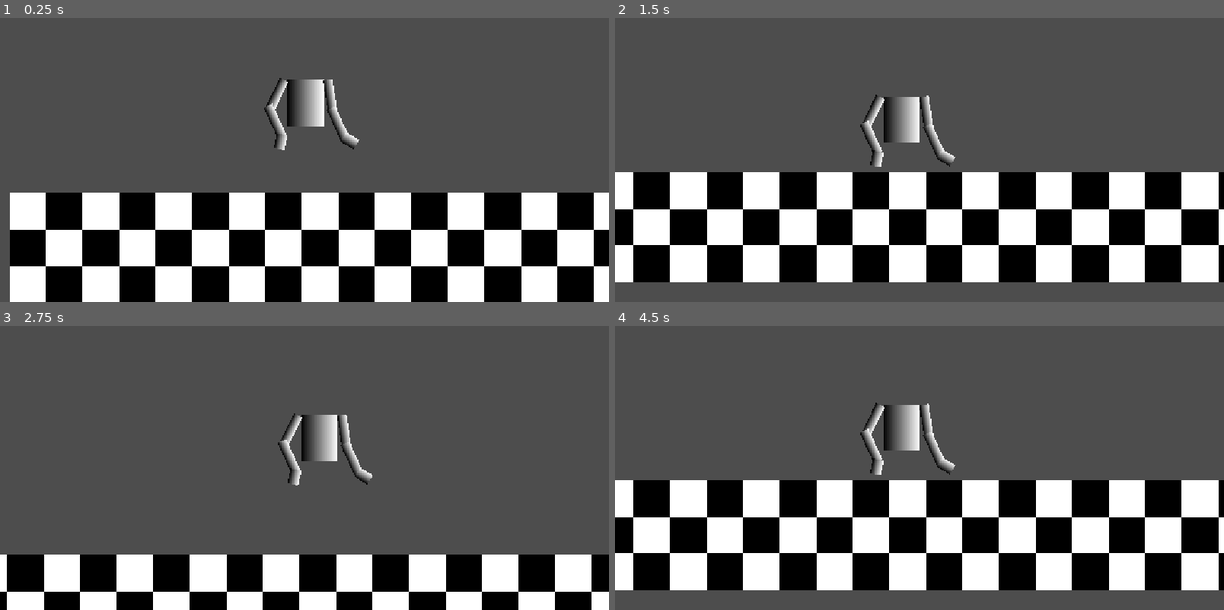
Above: before the commit, frames 1-4 (two rows, left to right).
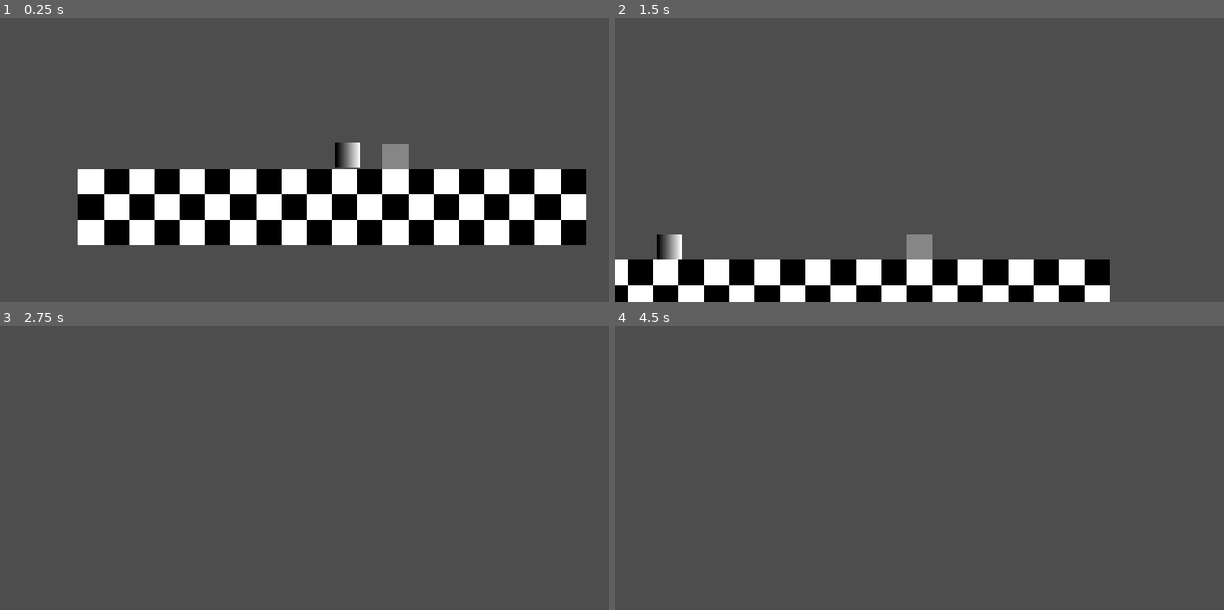
Above: after the commit, the same moments.

Repository: appellatebaton0/siege-prep-4
Game: Godot game, scene res://scenes/main.tscn
Same seed, same stepped clock (60 frames per second), same inputs: the game is played once before the commit and once after it. The engine's default icon, where the game draws it, is replaced by a stand-in: a white triangle on a blue panel in a dark square.
Inputs (mouse positions are in pixels of both pictures, inside the frame that each line leads up to):
- Up to frame 1 (0.25 s): no input
- Up to frame 2 (1.5 s): tap Enter at 0.5 s; move the mouse to (1053, 114) at 0.52 s; hold D (Right) 0.53-1.25 s; hold W (Up) 0.53-1.25 s; click (1053, 114) at 0.67 s; drag from (797, 148) to (889, 199) at 1.27 s
- Up to frame 3 (2.75 s): move the mouse to (365, 362) at 2.02 s; hold A (Left) from 2.03 s (still down); hold W (Up) from 2.03 s (still down); click (365, 362) at 2.17 s
- Up to frame 4 (4.5 s): release A (Left) at 2.75 s; release W (Up) at 2.75 s; drag from (889, 507) to (736, 388) at 2.77 s; move the mouse to (1102, 490) at 3.52 s; hold D (Right) 3.53-4.25 s; hold W (Up) 3.53-4.25 s; click (1102, 490) at 3.67 s; drag from (736, 388) to (828, 354) at 4.27 s

The runs differ from the first frame. In frame 1, 39% of the frame differs, in the area x 1-100%, y 21-100%; in frame 2, 43%, in the area x 0-100%, y 27-100%; in frame 3, 21%; in frame 4, 40%.

Commit message:
v0.2 - Friday @ School
- Switched my entire game idea because I took half the week off (burnout, but I'm way better now).
- Added MS_FuncPlatformer
- Added ACP_FuncCaller
- Added a color pallete in prep for art
- Changed how the camera works (I'll definitely need to change that to be actor based, probably with a MotionComponent or something.)

Diff:
--- a/assets/resources/tileset.tres
+++ b/assets/resources/tileset.tres
@@ -6,8 +6,9 @@
 
 [sub_resource type="GradientTexture2D" id="GradientTexture2D_5mwl8"]
 gradient = SubResource("Gradient_67cwj")
-width = 512
-height = 512
+width = 24
+height = 24
 
 [resource]
 diffuse_texture = SubResource("GradientTexture2D_5mwl8")
+texture_filter = 1
--- a/project.godot
+++ b/project.godot
@@ -52,10 +52,8 @@
 
 [layer_names]
 
-2d_physics/layer_1="Mouse"
-2d_physics/layer_2="Apple"
-2d_physics/layer_3="Conveyor"
-2d_physics/layer_4="Glaze"
-2d_physics/layer_5="Topping"
-2d_physics/layer_6="Output"
-2d_physics/layer_7="Input"
+2d_physics/layer_1="CommandBlock"
+2d_physics/layer_2="Mouse"
+2d_physics/layer_3="Player"
+2d_physics/layer_4="Death"
+2d_physics/layer_5="Environment"
--- /dev/null
+++ b/scenes/components/cp_animatedsprite.tscn
@@ -0,0 +1,6 @@
+[gd_scene load_steps=2 format=3 uid="uid://208ojfrjlttc"]
+
+[ext_resource type="Script" uid="uid://evy7o4o3vm6m" path="res://scripts/components/cp_animatedsprite.gd" id="1_1k5h2"]
+
+[node name="CP_AnimatedSprite" type="AnimatedSprite2D"]
+script = ExtResource("1_1k5h2")
--- a/scenes/main.tscn
+++ b/scenes/main.tscn
@@ -1,12 +1,20 @@
-[gd_scene load_steps=19 format=4 uid="uid://chm3si0nicqxd"]
+[gd_scene load_steps=28 format=4 uid="uid://chm3si0nicqxd"]
 
-[ext_resource type="Script" uid="uid://bo6uaa6310n4q" path="res://scripts/camera.gd" id="1_85g3d"]
+[ext_resource type="Script" uid="uid://bo6uaa6310n4q" path="res://scripts/camera.gd" id="1_muem4"]
 [ext_resource type="Script" uid="uid://dwh0yifrqxhcp" path="res://scripts/actor.gd" id="3_pm3ni"]
 [ext_resource type="Texture2D" uid="uid://be6qno7g6ct2" path="res://icon.svg" id="6_o6xl0"]
 [ext_resource type="PackedScene" uid="uid://byojuvig761hd" path="res://scenes/components/cp_motion.tscn" id="6_tipki"]
-[ext_resource type="Script" uid="uid://emk4mohj4ubh" path="res://scripts/components/motion_states/cms_platformer.gd" id="7_tipki"]
+[ext_resource type="Script" uid="uid://by08n6uqy4nll" path="res://scripts/components/motion_states/ms_funcplatformer.gd" id="8_85g3d"]
 [ext_resource type="Texture2D" uid="uid://cvvjijlmnc2be" path="res://assets/resources/tileset.tres" id="8_choun"]
+[ext_resource type="PackedScene" uid="uid://208ojfrjlttc" path="res://scenes/components/cp_animatedsprite.tscn" id="8_jbj1t"]
+[ext_resource type="PackedScene" uid="uid://b7m0l4xy8303h" path="res://scenes/components/cp_area.tscn" id="8_ya4ey"]
 [ext_resource type="Script" uid="uid://bcli0gjaiqg0u" path="res://scripts/dynamic_values/dv_node.gd" id="9_choun"]
+[ext_resource type="Script" uid="uid://cp7jolp00vhsj" path="res://scripts/components/area_components/acp_dragndrop.gd" id="9_trceg"]
+[ext_resource type="Script" uid="uid://d28oq4iu2elp8" path="res://scripts/components/cp_holdable.gd" id="10_a8y0u"]
+[ext_resource type="Script" uid="uid://cmu7dbdfx218g" path="res://scripts/components/area_components/acp_funccaller.gd" id="10_jkv2x"]
+[ext_resource type="Script" uid="uid://cjjqx5jo072kl" path="res://scripts/dynamic_values/dv_component.gd" id="11_jkv2x"]
+[ext_resource type="Script" uid="uid://c7m8cx6r12svp" path="res://scripts/components/motion_states/ms_mouse.gd" id="12_jkv2x"]
+[ext_resource type="Script" uid="uid://dsvhrcfk13yey" path="res://scripts/components/cp_holder.gd" id="13_jbj1t"]
 [ext_resource type="Script" uid="uid://euj3kp8pipih" path="res://scripts/particle_manager.gd" id="29_fv21b"]
 [ext_resource type="Script" uid="uid://cv207a4o6oygf" path="res://scripts/sfx_manager.gd" id="29_yq6so"]
 
@@ -14,57 +22,59 @@
 
 [sub_resource type="GradientTexture2D" id="GradientTexture2D_choun"]
 gradient = SubResource("Gradient_85g3d")
-width = 256
-height = 326
+width = 12
+height = 12
 
-[sub_resource type="Gradient" id="Gradient_ya4ey"]
+[sub_resource type="RectangleShape2D" id="RectangleShape2D_tipki"]
+size = Vector2(12, 12)
 
-[sub_resource type="GradientTexture2D" id="GradientTexture2D_eb6dy"]
-gradient = SubResource("Gradient_ya4ey")
-width = 66
-height = 236
+[sub_resource type="SpriteFrames" id="SpriteFrames_muem4"]
+
+[sub_resource type="RectangleShape2D" id="RectangleShape2D_eb6dy"]
+size = Vector2(12, 12)
 
 [sub_resource type="Gradient" id="Gradient_trceg"]
+offsets = PackedFloat32Array(0.52922076)
+colors = PackedColorArray(0.52922076, 0.52922076, 0.52922076, 1)
 
 [sub_resource type="GradientTexture2D" id="GradientTexture2D_a8y0u"]
 gradient = SubResource("Gradient_trceg")
-width = 76
-height = 106
-
-[sub_resource type="RectangleShape2D" id="RectangleShape2D_tipki"]
-size = Vector2(256, 256)
+width = 12
+height = 12
 
 [sub_resource type="TileSetAtlasSource" id="TileSetAtlasSource_tipki"]
 texture = ExtResource("8_choun")
-texture_region_size = Vector2i(256, 256)
+texture_region_size = Vector2i(12, 12)
 0:0/0 = 0
-0:0/0/physics_layer_0/polygon_0/points = PackedVector2Array(-128, -128, 128, -128, 128, 128, -128, 128)
+0:0/0/physics_layer_0/polygon_0/points = PackedVector2Array(-6, -6, 6, -6, 6, 6, -6, 6)
 1:0/0 = 0
-1:0/0/physics_layer_0/polygon_0/points = PackedVector2Array(-128, -128, 128, -128, 128, 128, -128, 128)
+1:0/0/physics_layer_0/polygon_0/points = PackedVector2Array(-6, -6, 6, -6, 6, 6, -6, 6)
 0:1/0 = 0
-0:1/0/physics_layer_0/polygon_0/points = PackedVector2Array(-128, -128, 128, -128, 128, 128, -128, 128)
+0:1/0/physics_layer_0/polygon_0/points = PackedVector2Array(-6, -6, 6, -6, 6, 6, -6, 6)
 1:1/0 = 0
-1:1/0/physics_layer_0/polygon_0/points = PackedVector2Array(-128, -128, 128, -128, 128, 128, -128, 128)
+1:1/0/physics_layer_0/polygon_0/points = PackedVector2Array(-6, -6, 6, -6, 6, 6, -6, 6)
 
 [sub_resource type="TileSet" id="TileSet_85g3d"]
-tile_size = Vector2i(256, 256)
-physics_layer_0/collision_layer = 1
+tile_size = Vector2i(12, 12)
+physics_layer_0/collision_layer = 16
+physics_layer_0/collision_mask = 29
 sources/0 = SubResource("TileSetAtlasSource_tipki")
+
+[sub_resource type="RectangleShape2D" id="RectangleShape2D_muem4"]
+size = Vector2(1, 1)
 
 [node name="Main" type="Node2D"]
 rotation = 0.00023596727
 
 [node name="Camera" type="Camera2D" parent="."]
-position = Vector2(-7, 0)
+position = Vector2(10.995752, -18.002596)
 ignore_rotation = false
-zoom = Vector2(0.27, 0.27)
-script = ExtResource("1_85g3d")
-follow_lerp = 0.1
-follow_ahead = Vector2(3, 2)
+zoom = Vector2(4, 4)
+script = ExtResource("1_muem4")
 
 [node name="NodeDynamicValue" type="Node" parent="Camera" node_paths=PackedStringArray("node")]
 script = ExtResource("9_choun")
-node = NodePath("../../Actor")
+node = NodePath("../../Player")
 metadata/_custom_type_script = "uid://bcli0gjaiqg0u"
 
 [node name="ParticleManager" type="Node" parent="."]
@@ -73,67 +83,96 @@
 [node name="SFXManager" type="Node" parent="."]
 script = ExtResource("29_yq6so")
 
-[node name="Actor" type="Node2D" parent="."]
-position = Vector2(27, -807)
+[node name="Player" type="Node2D" parent="."]
+position = Vector2(6.9917393, -35.001587)
 script = ExtResource("3_pm3ni")
 static_texture = ExtResource("6_o6xl0")
 metadata/_custom_type_script = "uid://dwh0yifrqxhcp"
 
-[node name="Body" type="Sprite2D" parent="Actor"]
+[node name="Body" type="Sprite2D" parent="Player"]
 texture = SubResource("GradientTexture2D_choun")
 
-[node name="Upperarm1" type="Sprite2D" parent="Actor/Body"]
-position = Vector2(161.11496, -130.89867)
-rotation = -0.15169749
-texture = SubResource("GradientTexture2D_eb6dy")
-offset = Vector2(-0.3157959, 86.85437)
+[node name="CP_Motion" parent="Player" instance=ExtResource("6_tipki")]
+collision_layer = 4
+collision_mask = 25
 
-[node name="Forearm1" type="Sprite2D" parent="Actor/Body/Upperarm1"]
-position = Vector2(0.71112186, 200.85416)
-rotation = -0.27629068
-texture = SubResource("GradientTexture2D_eb6dy")
-offset = Vector2(-0.3157959, 86.85437)
+[node name="MS_FuncPlatformer" type="Node" parent="Player/CP_Motion"]
+script = ExtResource("8_85g3d")
+floor_acceleration = 5000.0
+air_acceleration = 4600.0
+floor_friction = 60.0
+air_friction = 50.0
+is_moving = true
 
-[node name="Hand1" type="Sprite2D" parent="Actor/Body/Upperarm1/Forearm1"]
-position = Vector2(-3.2084732, 199.58298)
-rotation = -0.59593856
+[node name="CollisionShape2D" type="CollisionShape2D" parent="Player/CP_Motion"]
+shape = SubResource("RectangleShape2D_tipki")
+
+[node name="CP_AnimatedSprite" parent="Player" instance=ExtResource("8_jbj1t")]
+sprite_frames = SubResource("SpriteFrames_muem4")
+motion_ties = Dictionary[String, String]({
+"Idle": "idle",
+"Midair": "midair",
+"Walking": "walking"
+})
+
+[node name="TurnAround" type="Node2D" parent="."]
+position = Vector2(48.99764, -10.011562)
+script = ExtResource("3_pm3ni")
+metadata/_custom_type_script = "uid://dwh0yifrqxhcp"
+
+[node name="Sprite2D2" type="Sprite2D" parent="TurnAround"]
+
+[node name="CP_Area" parent="TurnAround" instance=ExtResource("8_ya4ey")]
+collision_mask = 23
+
+[node name="CollisionShape2D" type="CollisionShape2D" parent="TurnAround/CP_Area"]
+shape = SubResource("RectangleShape2D_eb6dy")
+
+[node name="ACP_DragNDrop" type="Node" parent="TurnAround/CP_Area"]
+script = ExtResource("9_trceg")
+collision_mask = 2
+metadata/_custom_type_script = "uid://cp7jolp00vhsj"
+
+[node name="ACP_FuncCaller" type="Node" parent="TurnAround/CP_Area"]
+script = ExtResource("10_jkv2x")
+functions = Dictionary[String, bool]({
+"turn_around": false
+})
+collision_mask = 4
+
+[node name="DynamicComponentValue" type="Node" parent="TurnAround/CP_Area/ACP_FuncCaller"]
+script = ExtResource("11_jkv2x")
+component_id = "FuncPlatformerMotionState"
+metadata/_custom_type_script = "uid://cjjqx5jo072kl"
+
+[node name="CP_Holdable" type="Node" parent="TurnAround"]
+script = ExtResource("10_a8y0u")
+grid_locked = true
+grid_size = Vector2(12, 12)
+grid_offset = Vector2(6, 6)
+metadata/_custom_type_script = "uid://d28oq4iu2elp8"
+
+[node name="Sprite2D" type="Sprite2D" parent="TurnAround"]
 texture = SubResource("GradientTexture2D_a8y0u")
-offset = Vector2(4.546509, 42.306488)
-
-[node name="Upperarm2" type="Sprite2D" parent="Actor/Body"]
-position = Vector2(-162.22131, -130.82237)
-rotation = 0.45745918
-texture = SubResource("GradientTexture2D_eb6dy")
-offset = Vector2(-0.3157959, 86.85437)
-
-[node name="Forearm2" type="Sprite2D" parent="Actor/Body/Upperarm2"]
-position = Vector2(0.71112186, 200.85416)
-rotation = -0.8852812
-texture = SubResource("GradientTexture2D_eb6dy")
-offset = Vector2(-0.3157959, 86.85437)
-
-[node name="Hand2" type="Sprite2D" parent="Actor/Body/Upperarm2/Forearm2"]
-position = Vector2(-3.2084732, 199.58298)
-rotation = 0.6315768
-texture = SubResource("GradientTexture2D_a8y0u")
-offset = Vector2(4.546509, 42.306488)
-
-[node name="CP_Motion" parent="Actor" instance=ExtResource("6_tipki")]
-
-[node name="CMS_Platformer" type="Node" parent="Actor/CP_Motion"]
-script = ExtResource("7_tipki")
-coyote_jump_buffer = 0.15
-jump_velocity = 3000.0
-floor_acceleration = 10000.0
-air_acceleration = 1000.0
-floor_friction = 5000.0
-air_friction = 10.0
-max_speed = 1500.0
-gravity_multiplier = 0.1
-
-[node name="CollisionShape2D" type="CollisionShape2D" parent="Actor/CP_Motion"]
-shape = SubResource("RectangleShape2D_tipki")
 
 [node name="TileMapLayer" type="TileMapLayer" parent="."]
 tile_map_data = PackedByteArray("AAD//wAAAAABAAAAAAAAAAAAAAAAAAAAAAD8/wAAAAAAAAAAAAD8/wEAAAABAAAAAAD9/wAAAAABAAAAAAD9/w …(880 unchanged characters)…
 tile_set = SubResource("TileSet_85g3d")
+
+[node name="Mouse" type="Node2D" parent="."]
+script = ExtResource("3_pm3ni")
+metadata/_custom_type_script = "uid://dwh0yifrqxhcp"
+
+[node name="CP_Motion" parent="Mouse" instance=ExtResource("6_tipki")]
+collision_layer = 2
+
+[node name="CollisionShape2D" type="CollisionShape2D" parent="Mouse/CP_Motion"]
+shape = SubResource("RectangleShape2D_muem4")
+
+[node name="MS_Mouse" type="Node" parent="Mouse/CP_Motion"]
+script = ExtResource("12_jkv2x")
+metadata/_custom_type_script = "uid://c7m8cx6r12svp"
+
+[node name="CP_Holder" type="Node" parent="Mouse"]
+script = ExtResource("13_jbj1t")
+metadata/_custom_type_script = "uid://dsvhrcfk13yey"
--- a/scripts/camera.gd
+++ b/scripts/camera.gd
@@ -1,50 +1,13 @@
 class_name Camera extends Camera2D
 
-## The node to follow.
-@export var target:DynamicNodeValue
-
-## How fast to follow the target, 0 = not at all, 1 = instant.
-@export var follow_lerp := 0.4
-## How far to follow ahead based on the target's momentum, if it has such a thing.
-@export var follow_ahead := Vector2.ZERO
-var character:CharacterBody2D
-
-enum lock_options{x,y,x_and_y,none}
-@export var lock_axis := lock_options.none
-
-func _ready() -> void:
-	if target == null:
-		for child in get_children():
-			if child is DynamicNodeValue:
-				target = child
-				break
+@export var speed := 1
 
 func _process(_delta: float) -> void:
-	if target != null:
-		var node := target.value()
-
-		# Get the characterbody2d if there is one and it's needed
-		if follow_ahead != Vector2.ZERO and character == null:
-			if node is CharacterBody2D:
-				character = node
-			elif node is Actor:
-				for component in node.get_components():
-					if component is CharacterBody2D:
-						character = component
-
-
-		var target_position = lerp(global_position, node.global_position, follow_lerp)
-
-		if follow_ahead != Vector2.ZERO and character != null:
-			target_position += follow_ahead * character.velocity / 100
-
-		match lock_axis:
-			lock_options.x:
-				target_position.x = global_position.x
-			lock_options.y:
-				target_position.y = global_position.y
-			lock_options.x_and_y:
-				target_position.x = global_position.x
-				target_position.y = global_position.y
-
-		global_position = target_position
+	if Input.is_action_pressed("Down"):
+		global_position.y += speed
+	if Input.is_action_pressed("Up"):
+		global_position.y -= speed
+	if Input.is_action_pressed("Left"):
+		global_position.x -= speed
+	if Input.is_action_pressed("Right"):
+		global_position.x += speed
--- /dev/null
+++ b/scripts/components/area_components/acp_funccaller.gd
@@ -0,0 +1,49 @@
+extends AreaSubComponent
+class_name FuncCallerAreaSubComponent # Damn these are getting long.
+func _init():
+	component_id = "FuncCallerAreaSub"
+
+## Calls functions on the colliding areas and bodies.
+
+## The functions to call.
+## The bool is whether or to run constantly,
+## or just on contact.
+@export var functions:Dictionary[String, bool]
+## Used to find a specified component in the collider. Ignore the actor field.
+@export var component_finder:DynamicComponentValue
+
+# Look in the children for a DCV if needed.
+func _ready() -> void:
+	if component_finder == null:
+		for child in get_children():
+			if child is DynamicComponentValue:
+				component_finder = child
+
+func get_component(with:Node) -> Component:
+	if component_finder != null and with is Actor:
+		component_finder.node = with
+		return component_finder.value()
+	return null
+
+func call_for(node:Node, repeated:bool):
+	if not actor.is_active():
+		return
+	if node is Component:
+		var component:Component = get_component(node.actor)
+
+		if component != null:
+			for function in functions:
+				if functions[function] == repeated:
+					component.call(function)
+
+func on_area_entered(area:Area2D) -> void:
+	call_for(area, false)
+func on_body_entered(body:Node2D) -> void:
+	call_for(body, false)
+
+func while_colliding_areas(areas:Array[Area2D], _delta:float) -> void:
+	for area in areas:
+		call_for(area, true)
+func while_colliding_bodies(bodies:Array[Node2D], _delta:float) -> void:
+	for body in bodies:
+		call_for(body, true)
--- a/scripts/components/area_components/cp_areasub.gd
+++ b/scripts/components/area_components/cp_areasub.gd
@@ -19,16 +19,25 @@
 # All the functions called by the AreaComponent, for use
 # by AreaSubComponents
 
-@abstract func on_area_entered(_area:Area2D) -> void
-@abstract func on_body_entered(_body:Node2D) -> void
+func on_area_entered(_area:Area2D) -> void:
+	pass
+func on_body_entered(_body:Node2D) -> void:
+	pass
 
-@abstract func while_colliding_areas(_areas:Array[Area2D], _delta:float) -> void
-@abstract func while_colliding_bodies(_bodies:Array[Node2D], _delta:float) -> void
+func while_colliding_areas(_areas:Array[Area2D], _delta:float) -> void:
+	pass
+func while_colliding_bodies(_bodies:Array[Node2D], _delta:float) -> void:
+	pass
 
-@abstract func while_no_colliding_areas(_delta:float) -> void
-@abstract func while_no_colliding_bodies(_delta:float) -> void
+func while_no_colliding_areas(_delta:float) -> void:
+	pass
+func while_no_colliding_bodies(_delta:float) -> void:
+	pass
 
-@abstract func while_no_collisions(_delta:float) -> void
-@abstract func while_any_collisions(_delta:float) -> void
+func while_no_collisions(_delta:float) -> void:
+	pass
+func while_any_collisions(_delta:float) -> void:
+	pass
 
-@abstract func on_input_event(_viewport: Node, _event: InputEvent, _shape_idx: int) -> void
+func on_input_event(_viewport: Node, _event: InputEvent, _shape_idx: int) -> void:
+	pass
--- a/scripts/components/cp_animatedsprite.gd
+++ b/scripts/components/cp_animatedsprite.gd
@@ -5,12 +5,27 @@
 func _init() -> void:
 	component_id = "AnimatedSprite"
 
+## If set, plays a global animation that synces across nodes with it.
 @export var global_animation:GlobalAnimation
+## If set, the actor's motion substate will affect the animation to play.
+## Key: Substate, Value: AnimationName
+@export var motion_ties:Dictionary[String, String]
+var motion_component:MotionComponent
 
 func _ready():
+	if motion_ties != null:
+		for component in actor.get_components():
+			if component is MotionComponent:
+				motion_component = component
+
 	if global_animation != null:
 		Global.add_global_animation(global_animation)
 
 func _process(_delta: float) -> void:
 	if global_animation != null:
 		me.frame = global_animation.current_frame
+	if motion_ties != null and motion_component != null:
+		for tie in motion_ties:
+			if motion_component.substate == tie:
+				if me.sprite_frames.has_animation(motion_ties[tie]):
+					me.play(motion_ties[tie])
--- a/scripts/components/cp_area.gd
+++ b/scripts/components/cp_area.gd
@@ -73,15 +73,24 @@
 			value += int(pow(2.0, i))
 	return value
 
-func layer_match(sub_component:AreaSubComponent, object:CollisionObject2D):
+func layer_match(sub_component:AreaSubComponent, object:Node2D):
 
-	var sub_comp_mask:Array[bool] = get_layer_as_array(sub_component.collision_mask)
-	var obj_comp_layer:Array[bool] = get_layer_as_array(object.collision_layer)
+	var sub_comp_mask := get_layer_as_array(sub_component.collision_mask)
+	var obj_comp_layer:Array[bool]
+	if object is CollisionObject2D:
+		obj_comp_layer = get_layer_as_array(object.collision_layer)
+	elif object is TileMapLayer:
+		# NOTE: This doesn't support tileset's multiple physics layers options.
+		obj_comp_layer = get_layer_as_array(object.tile_set.get_physics_layer_collision_layer(0))
+	else:
+		return false
+
 
 	for i in range(len(sub_comp_mask)):
 		if sub_comp_mask[i] and obj_comp_layer[i]:
 			return true
 	return false
+
 
 func _on_area_entered(area:Area2D):
 	var a = area
--- a/scripts/components/cp_holder.gd
+++ b/scripts/components/cp_holder.gd
@@ -1,6 +1,6 @@
 extends Component
 class_name HolderComponent
-var me:Node2D = get_me()
+var me:Node = get_me()
 func _init() -> void:
 	component_id = "Holder"
 
@@ -25,12 +25,12 @@
 			return false # Respond that it wasn't picked up
 	else: # Not holding anything
 		holding = target
-		hold_offset = target.global_position - me.get_global_mouse_position()
+		hold_offset = target.global_position - actor.get_global_mouse_position()
 		picked_up.emit()
 		return true # Respond that it was picked up
 
 func _process(_delta: float) -> void:
 	if holding != null:
-		holding.global_position = me.global_position + hold_offset
+		holding.global_position = actor.global_position + hold_offset
 		if hold_offset.distance_to(Vector2.ZERO) > hold_max_distance:
 			hold_offset /= 1.05
--- a/scripts/components/cp_motion.gd
+++ b/scripts/components/cp_motion.gd
@@ -23,9 +23,11 @@
 # The current state
 var current_state:MotionState
 
+# The lower level state the motion is in, to be set by a MotionState.
+var substate:String
+
 # Change the current state
 func change_state(to:MotionState):
-	print("Noted change.")
 	current_state.on_inactive()
 
 	current_state = to
--- a/scripts/components/motion_states/cms_platformer.gd
+++ b/scripts/components/motion_states/cms_platformer.gd
@@ -1,9 +1,6 @@
 class_name PlatformerControlMotionState extends ControlMotionState
 
 ## Allows the actor to be controlled like a platformer.
-
-## Things this will need;
-## Jump buffering / coyote time
 
 ## How long the jump input will save, so you can hit jump before being on the ground and still jump (in seconds).
 @export var jump_buffering := 0.1
@@ -46,7 +43,7 @@
 	## Gravity
 
 	if not character.is_on_floor():
-		character.velocity += character.get_gravity() * gravity_multiplier
+		character.velocity += delta * character.get_gravity() * gravity_multiplier
 
 	## Jumping
 
@@ -78,7 +75,7 @@
 		if not abs(character.velocity.x) > max_speed:
 			character.velocity.x = move_toward(character.velocity.x, direction * max_speed, delta * current_acceleration)
 
-	# Friction!
+	# Friction! Move towards 0 based on the current friction.
 		else:
 			character.velocity.x = move_toward(character.velocity.x, 0, delta * current_friction)
 	else:
--- a/scripts/components/motion_states/motion_state.gd
+++ b/scripts/components/motion_states/motion_state.gd
@@ -1,7 +1,5 @@
 @abstract
 class_name MotionState extends Component
-func _init():
-	component_id = "MotionState"
 
 ## Switch to a different state if a DynamicValue is true, and the motionstate is the current one.
 @export var switch_handles:Dictionary[DynamicValue, MotionState]
--- /dev/null
+++ b/scripts/components/motion_states/ms_funcplatformer.gd
@@ -0,0 +1,94 @@
+extends MotionState
+class_name FuncPlatformerMotionState
+func _init():
+	component_id = "FuncPlatformerMotionState"
+
+## ALlows for an actor to be controlled like
+## a platformer by calling functions.
+
+## How much upwards velocity is applied on a jump.
+@export var jump_velocity := 300.0
+
+## How much the actor accelerates on the ground while trying to move, per second.
+@export var floor_acceleration := 50.0
+## How much the actor accelerates while trying to move, per second.
+@export var air_acceleration := 50.0
+
+enum friction_types{
+	subtract, ## Subtract the value from the current speed.
+	divide ## Divide the current speed by the value
+	}
+
+## How much the actor slows down while on the floor, per second.
+@export var floor_friction := 15.0
+## What kind of friction to use while on the floor
+@export var floor_friction_type := friction_types.subtract
+
+## How much the actor slows down while midair, per second.
+@export var air_friction := 15.0
+## What kind of friction to use while midair
+@export var air_friction_type := friction_types.subtract
+
+## The maximum speed the actor can reach through this (other forces can apply more momentum).
+@export var max_speed := 100.0
+var speed:float = 0.0
+## How much gravity affects the actor.
+@export var gravity_multiplier := 1.0
+
+@export var is_moving:bool = false ## The toggle for if the actor *should* be moving.
+var facing_left:bool = false ## The direction the actor is moving
+
+var should_move:bool = false ## Whether to actually move this frame.
+var should_jump:bool = true ## Logs if a jump was ordered.
+
+func start_moving(): # Toggle on moving
+	is_moving = true
+
+func stop_moving(): # Toggle off moving
+	is_moving = false
+
+func move(): # Move for one frame
+	should_move = true
+
+func turn_around(): # ...Self explanatory
+	facing_left = not facing_left
+
+func jump():
+	should_jump = true
+
+func phys_active(delta:float):
+	if character.is_on_floor():
+		component.substate = "Walking" if character.velocity.x != 0 else "Idle"
+	else:
+		component.substate = "Midair"
+
+	if not character.is_on_floor():
+		character.velocity += delta * character.get_gravity() * gravity_multiplier
+
+	if is_moving:
+		should_move = true
+
+	if should_jump:
+		if character.is_on_floor() and should_move:
+			character.velocity.y = min(character.velocity.y, -jump_velocity)
+	should_jump = false
+
+	var current_friction := floor_friction if character.is_on_floor() else air_friction
+	if should_move:
+		var direction := -1 if facing_left else 1
+
+		# Set acceleration and friction.
+		var current_acceleration := floor_acceleration if character.is_on_floor() else air_acceleration
+		if direction:
+			# If the actor isn't already moving faster
+			if not abs(character.velocity.x) > max_speed:
+				character.velocity.x = move_toward(character.velocity.x, direction * max_speed, delta * current_acceleration)
+
+		# Friction! Move towards 0 based on the current friction.
+			else:
+				character.velocity.x = move_toward(character.velocity.x, 0, delta * current_friction)
+		else:
+			character.velocity.x = move_toward(character.velocity.x, 0, delta * current_friction)
+		should_move = false
+	else:
+		character.velocity.x = move_toward(character.velocity.x, 0, delta * current_friction)
--- a/scripts/components/motion_states/ms_mouse.gd
+++ b/scripts/components/motion_states/ms_mouse.gd
@@ -1,5 +1,7 @@
 extends MotionState
 class_name MouseMotionState
+func _init():
+	component_id = "MouseMotionState"
 
 func phys_active(_delta:float):
 	character.global_position = character.get_global_mouse_position()
--- a/scripts/resources/rs_apple.gd
+++ /dev/null
@@ -1,8 +0,0 @@
-extends Resource
-class_name Apple
-
-@export var type_sprite:Texture
-
-@export var glaze_sprite:Texture
-
-@export var topping_sprite:Texture
Binary file added: assets/textures/color_pallete.png
Not shown, added: assets/textures/color_pallete.png.import
Not shown, added: scripts/components/area_components/acp_funccaller.gd.uid
Not shown, added: scripts/components/motion_states/ms_funcplatformer.gd.uid
Not shown, removed: scripts/resources/rs_apple.gd.uid
